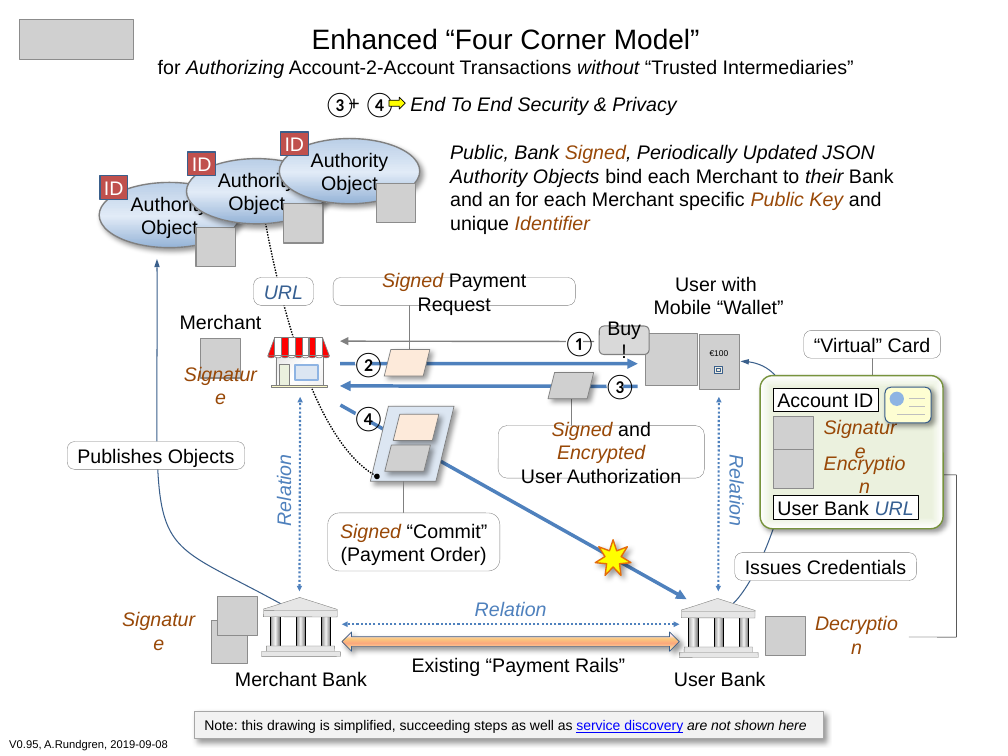
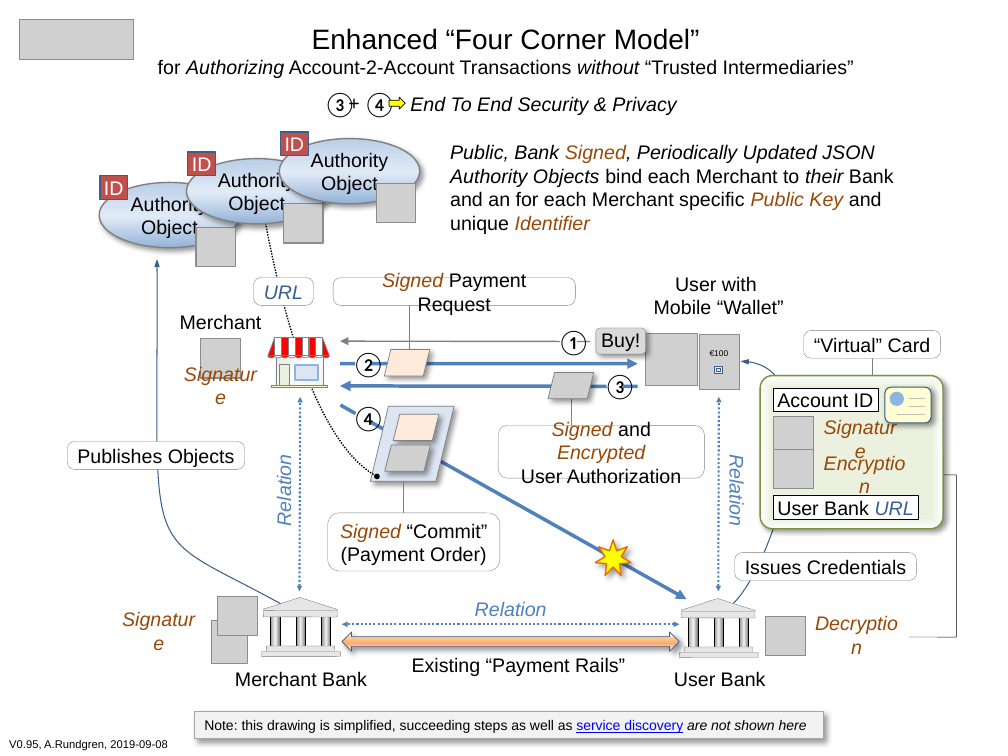
Before and after one commit to cyberphone/doc, a slide deck: slide 1 of saturn/enhanced-four-corner-model.pptx. Drawn at 1008x756 pixels with LibreOffice and Linux fonts; fonts in the diff are those of the drawing; grey boxes stand for pictures. Boxes give left, top, right and bottom in pixels: in the first picture for what was removed or moved away, otherwise in the second. Text is boxed around its words. In the diff, an @@ line names an element or a change of style, - is before the commit and + after.

```diff
--- a/saturn/enhanced-four-corner-model.pptx
+++ b/saturn/enhanced-four-corner-model.pptx
@@ text "①": place and size @@
-text "①" at box(563, 332, 596, 357)
+text "①" at box(557, 331, 590, 356)
@@ rounded rectangle "Buy!" at box(596, 328, 646, 354): outline #808080 0.75 pt to #808080 0.25 pt; shadow on @@
@@ arrow moved from (594, 342) - (340, 341) to (590, 342) - (340, 341) @@
@@ ellipse: place and size @@
-ellipse at box(566, 334, 584, 351)
+ellipse at box(560, 333, 578, 350)
```
Also in this commit, not shown: 1 other file.
